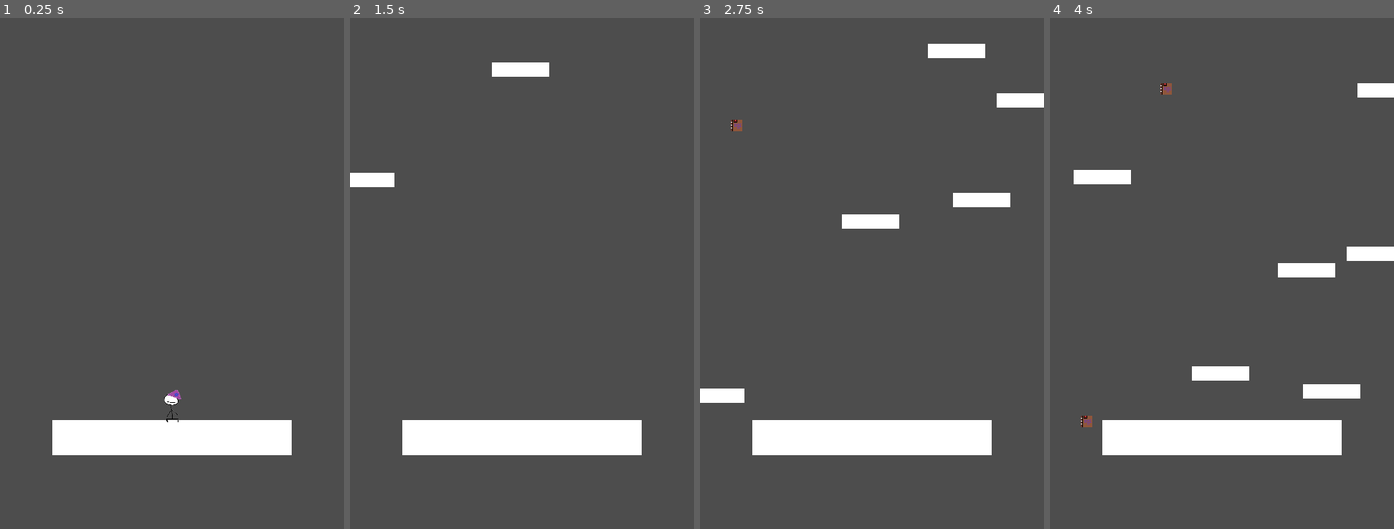
Above: before the commit, frames 1-4 (left to right).
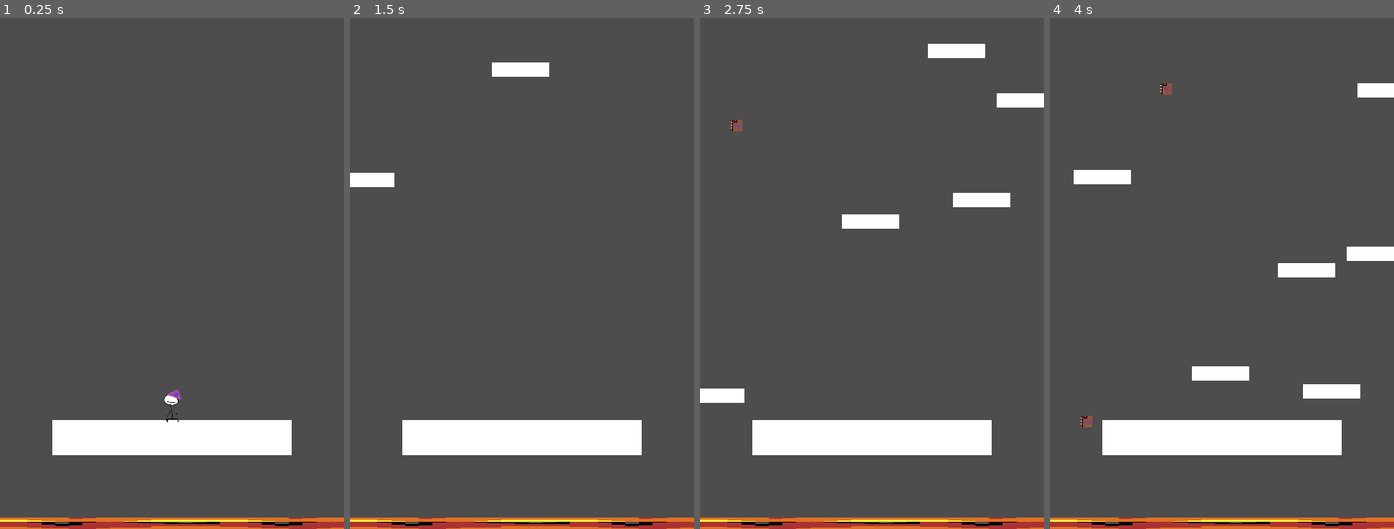
Above: after the commit, the same moments.

Repository: morleytj/running
Game: Godot game, scene res://main.tscn
Two runs of this game, one before a commit and one after it. Both use one fixed random seed, a clock stepped at 60 frames per second and the inputs below.
Inputs:
- Up to frame 1 (0.25 s): no input
- Up to frame 2 (1.5 s): hold Right (move_right) from 0.53 s (still down); tap Space (jump) at 0.77 s
- Up to frame 3 (2.75 s): tap Space (jump) at 1.52 s; release Right (move_right) at 2.03 s; hold Left (move_left) from 2.03 s (still down)
- Up to frame 4 (4 s): release Left (move_left) at 2.78 s; hold Right (move_right) from 2.78 s (still down); tap Space (jump) at 3.02, 3.77 s

The runs differ from the first frame. In frame 1, 2.2% of the frame differs, in the area x 0-100%, y 97-100%; in frame 2, 2.2%; in frame 3, 2.2%; in frame 4, 2.2%.

Commit message:
Attempt at fire

Diff:
--- a/book.tscn
+++ b/book.tscn
@@ -10,7 +10,6 @@
 [node name="Sprite2D" type="Sprite2D" parent="."]
 texture_filter = 1
 position = Vector2(24, 16)
-scale = Vector2(1, 1)
 texture = ExtResource("1_3mi6y")
 
 [node name="CollisionShape2D" type="CollisionShape2D" parent="."]
--- a/main.tscn
+++ b/main.tscn
@@ -1,10 +1,11 @@
-[gd_scene load_steps=9 format=3 uid="uid://b4ayayle4uta0"]
+[gd_scene load_steps=10 format=3 uid="uid://b4ayayle4uta0"]
 
 [ext_resource type="Script" path="res://main.gd" id="1_68f62"]
 [ext_resource type="PackedScene" uid="uid://dy5wmmt36xvma" path="res://floor.tscn" id="1_wjm1g"]
 [ext_resource type="PackedScene" uid="uid://ct5d2wtofnjau" path="res://player.tscn" id="2_ihsri"]
 [ext_resource type="PackedScene" uid="uid://cfi4x8dursukx" path="res://falling_platform.tscn" id="2_rgmqg"]
 [ext_resource type="PackedScene" uid="uid://df8ep1r4hi20w" path="res://book.tscn" id="3_uvqxe"]
+[ext_resource type="Texture2D" uid="uid://dp4sxrxdebnbu" path="res://art/flamesprite.png" id="6_w5rra"]
 
 [sub_resource type="Curve2D" id="Curve2D_4l70m"]
 _data = {
@@ -51,7 +52,7 @@
 position = Vector2(256, 720)
 
 [node name="CollisionShape2D" type="CollisionShape2D" parent="DeathZone"]
-position = Vector2(-16, 0.5)
+position = Vector2(-16, 0)
 shape = SubResource("RectangleShape2D_48qq4")
 
 [node name="StartPosition" type="Marker2D" parent="."]
@@ -62,5 +63,14 @@
 
 [node name="ArtifactSpawnLocation" type="PathFollow2D" parent="ArtifactSpawnPath"]
 
+[node name="Sprite2D" type="Sprite2D" parent="."]
+texture_filter = 1
+texture_repeat = 2
+position = Vector2(240, 716)
+scale = Vector2(19.2, 0.959998)
+texture = ExtResource("6_w5rra")
+region_enabled = true
+region_rect = Rect2(11, 10, 25, 25)
+
 [connection signal="timeout" from="PlatformTimer" to="." method="_on_platform_timer_timeout"]
 [connection signal="timeout" from="ArtifactTimer" to="." method="_on_artifact_timer_timeout"]
Binary file added: art/flamesprite.aseprite
Binary file added: art/flamesprite.png
Not shown, added: art/flamesprite.png.import
